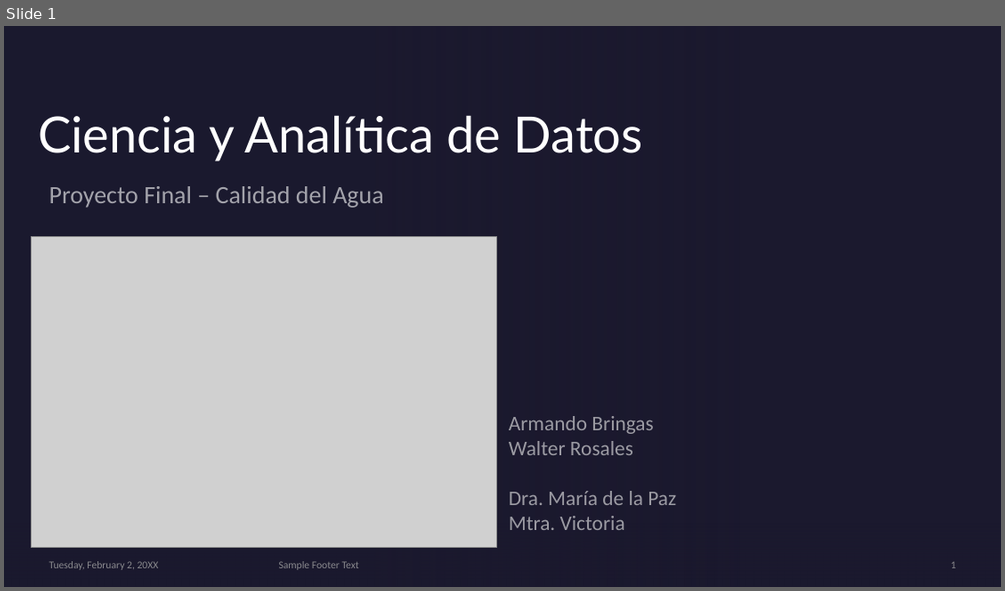
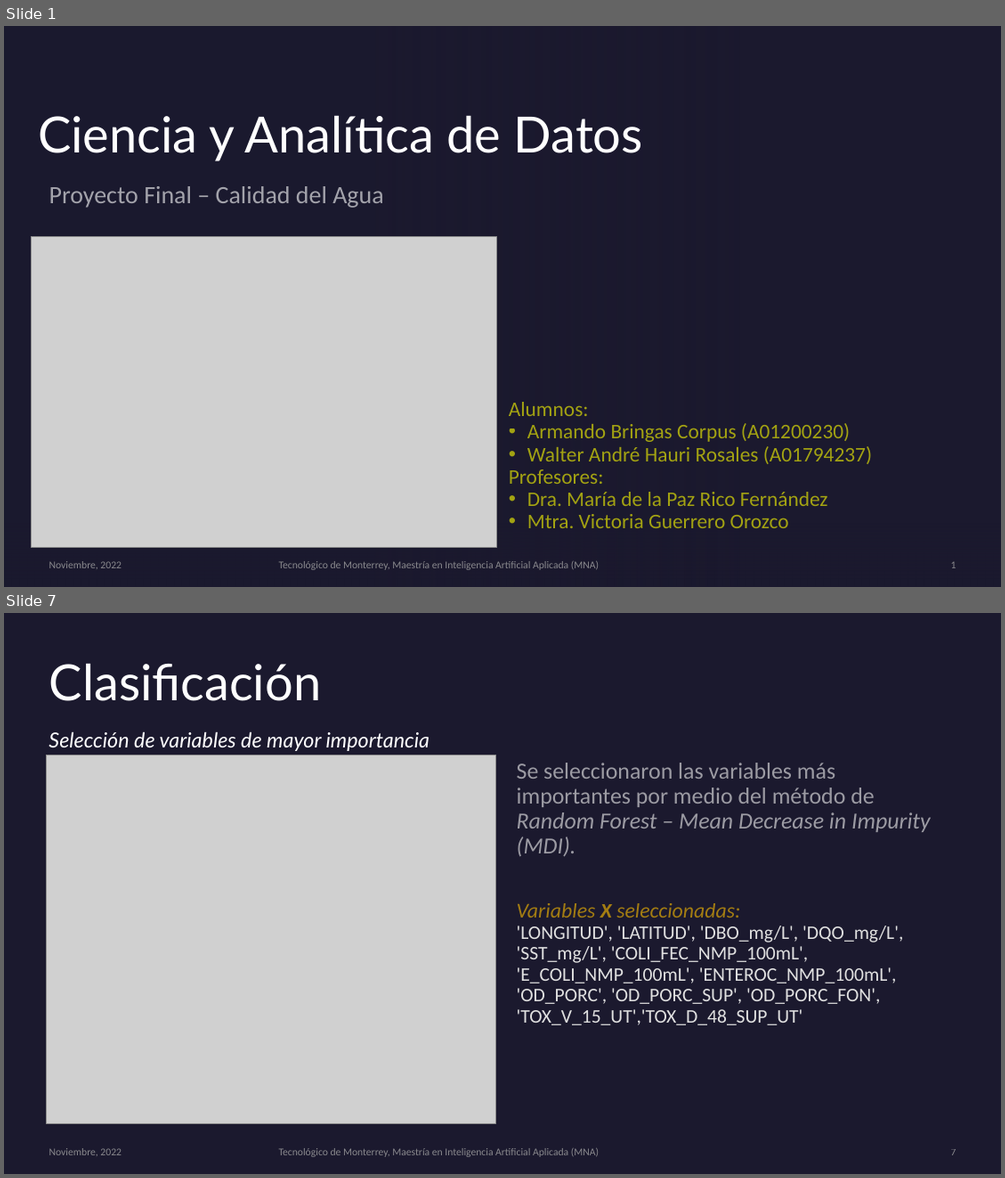
Before and after one commit to PosgradoMNA/actividades-del-projecto-Equipo-100-Oraculos-de-Delfos, a slide deck: Proyecto_Final/Presentación_Final.pptx. Shown one above the other, each under a label of ours: slide 1 before the commit, slides 1 and 7 after it; the slides between them are not shown. The pictures are 1005x591 and 1005x1178 pixels, drawn with LibreOffice and Linux fonts; fonts in the diff are those of the drawing; grey boxes stand for pictures; background and template pictures are left out. Boxes give left, top, right and bottom in pixels: in the first picture for what was removed or moved away, otherwise in the second. Text is boxed around its words. In the diff, an @@ line names an element or a change of style, - is before the commit and + after.

```diff
--- a/Proyecto_Final/Presentación_Final.pptx
+++ b/Proyecto_Final/Presentación_Final.pptx
@@ slide 7 added at (4, 613, 1001, 1174), background #1B192E @@
@@ title added at (49, 663, 322, 701), 48 pt, text #FFFFFF @@
+Clasificación
@@ text added at (48, 731, 429, 751), 20 pt, text #FFFFFF, italic @@
+Selección de variables de mayor importancia
@@ picture added at (47, 755, 496, 1123) @@
@@ text added at (517, 763, 930, 1025), 18.5 pt, text #E0E0E0 @@
+Se seleccionaron las variables más importantes por medio del método de Random Forest – Mean Decrease in Impurity (MDI).
+Variables X seleccionadas:
+'LONGITUD', 'LATITUD', 'DBO_mg/L', 'DQO_mg/L', 'SST_mg/L', 'COLI_FEC_NMP_100mL', 'E_COLI_NMP_100mL', 'ENTEROC_NMP_100mL', 'OD_PORC', 'OD_PORC_SUP', 'OD_PORC_FON', 'TOX_V_15_UT','TOX_D_48_SUP_UT'
@@ freeform shape added at (33, 1048, 117, 1132), fill #7771B2 at 20% opacity @@
@@ text added at (49, 1148, 121, 1156), 10 pt, text #A6A6A6 at 80% opacity @@
+Noviembre, 2022
@@ text added at (279, 1148, 599, 1157), 10 pt, text #A6A6A6 at 80% opacity @@
+Tecnológico de Monterrey, Maestría en Inteligencia Artificial Aplicada (MNA)
@@ page number added at (951, 1149, 956, 1155), 10 pt, text #A6A6A6 at 80% opacity @@
+7
@@ slide 1 changed as well @@
@@ text at (509, 402, 872, 528): text changed; text colour #F2F2F2 at 60% opacity to #FFFF00 at 60% opacity @@
-Armando Bringas
-Walter Rosales
-Dra. María de la Paz
-Mtra. Victoria
+Alumnos:
+• Armando Bringas Corpus (A01200230)
+• Walter André Hauri Rosales (A01794237)
+Profesores:
+• Dra. María de la Paz Rico Fernández
+• Mtra. Victoria Guerrero Orozco
@@ text at (49, 561, 121, 569): text changed @@
-Tuesday, February 2, 20XX
+Noviembre, 2022
@@ text at (279, 561, 599, 570): text changed @@
-Sample Footer Text
+Tecnológico de Monterrey, Maestría en Inteligencia Artificial Aplicada (MNA)
```
Also in this commit, not shown: 1 other slide changed, 8 other slides added, 9 slides removed, 6 other files.
